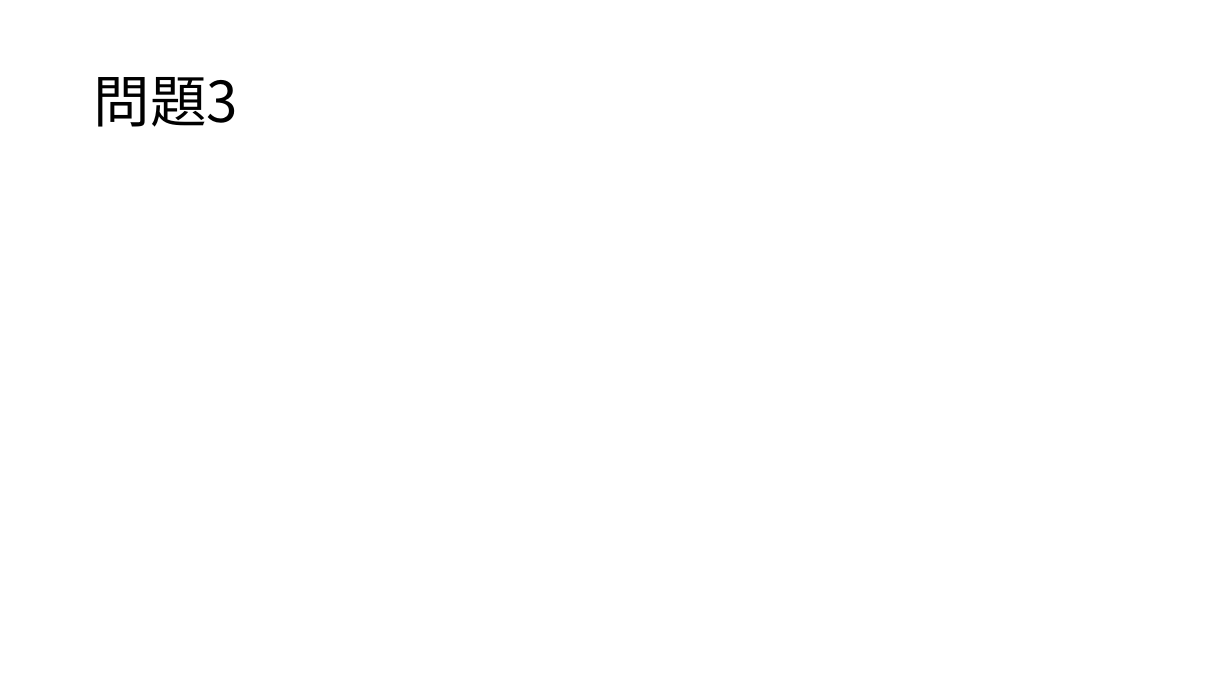
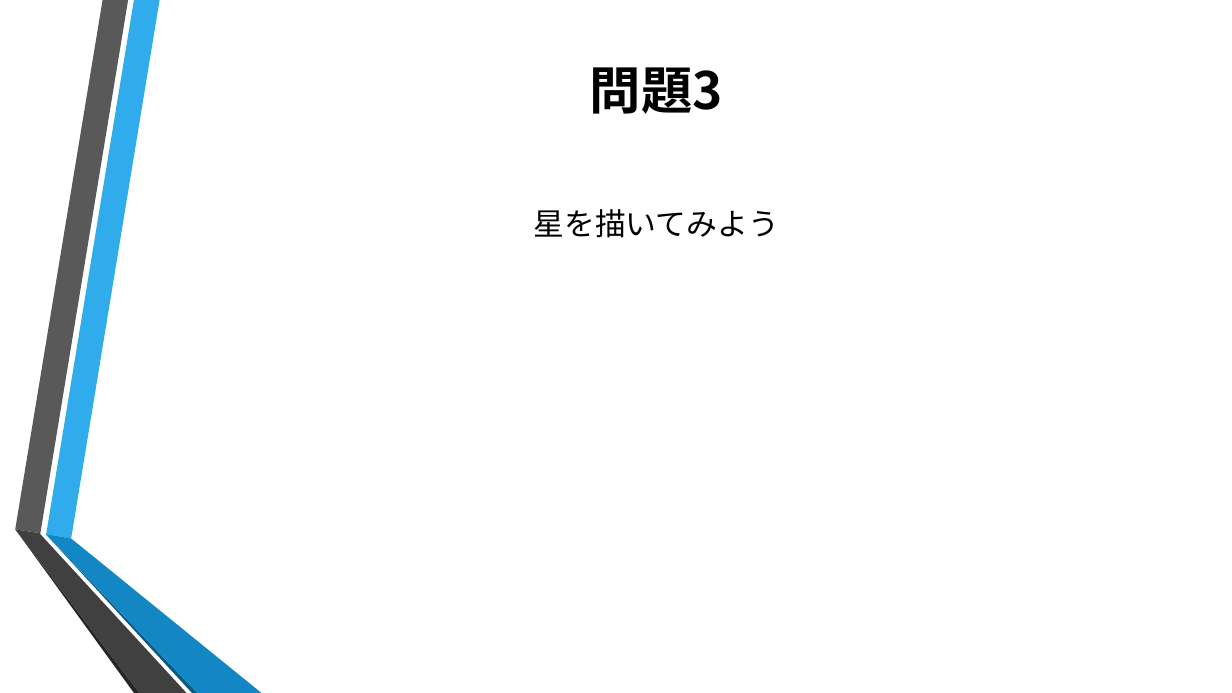
Before and after one commit to ColorSchemeSystem/1DaySummerIntern, a slide deck: slide 13 of 1day.pptx (slide 11 before the commit). Drawn at 1232x693 pixels with LibreOffice and Linux fonts; fonts in the diff are those of the drawing; background and template pictures are left out. Boxes give left, top, right and bottom in pixels: in the first picture for what was removed or moved away, otherwise in the second. Text is boxed around its words. In the diff, an @@ line names an element or a change of style, - is before the commit and + after.

```diff
--- a/1day.pptx
+++ b/1day.pptx
@@ title "問題3": place and size @@
-title "問題3" at (94,77,238,127)
+title "問題3" at (590,67,723,114)
@@ title "問題3" at (590,67,723,114): size 44 to 40 pt, bold on; alignment left to centre; line spacing 0.9 to 1 @@
@@ text added at (533,209,779,238), 24 pt, text #000000 @@
+星を描いてみよう
@@ group added at (15,0,262,693): 6 freeform shapes @@
```
Also in this commit, not shown: 9 other slides changed, 10 slides added, 3 slides removed.
